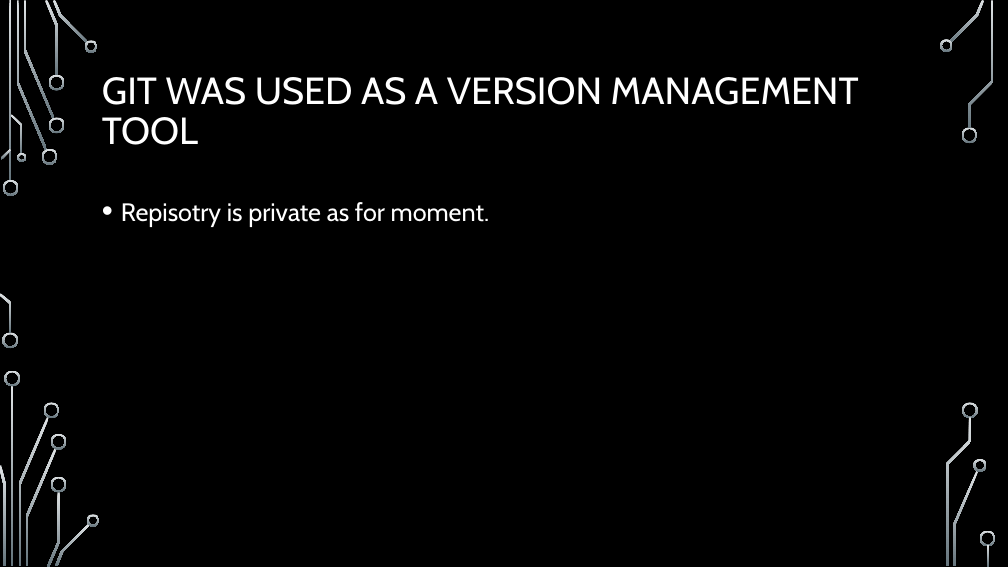
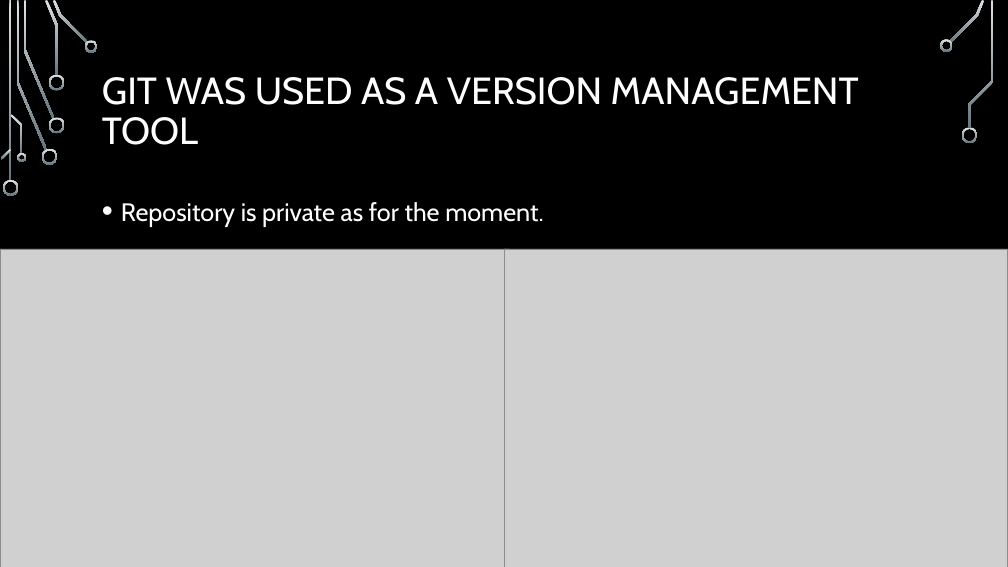
Before and after one commit to kaanyillmazz/SDP-MVC-Calculator, a slide deck: slide 2 of Scientific calculator.pptx (slide 3 before the commit). Drawn at 1008x567 pixels with LibreOffice and Linux fonts; fonts in the diff are those of the drawing; grey boxes stand for pictures; background and template pictures are left out. Boxes give left, top, right and bottom in pixels: in the first picture for what was removed or moved away, otherwise in the second. Text is boxed around its words. In the diff, an @@ line names an element or a change of style, - is before the commit and + after.

```diff
--- a/Scientific calculator.pptx
+++ b/Scientific calculator.pptx
@@ text at (x1=121, y1=202, x2=543, y2=227): text changed @@
-• Repisotry is private as for moment.
+• Repository is private as for the moment.
@@ picture added at (x1=0, y1=249, x2=510, y2=567) @@
@@ picture added at (x1=504, y1=249, x2=1008, y2=567) @@
@@ group removed at (x1=2, y1=333, x2=996, y2=566): 10 freeform shapes @@
```
Also in this commit, not shown: 5 other slides changed, 7 slides added, 25 slides removed, 8 other files.
